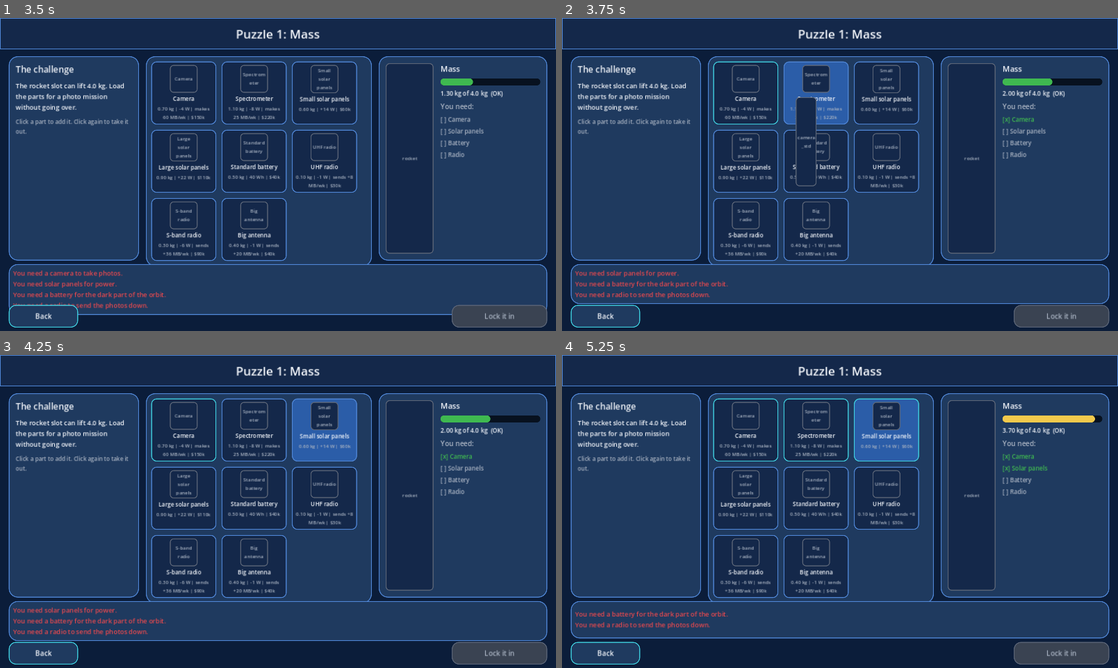
Above: before the commit, frames 1-4 (two rows, left to right).
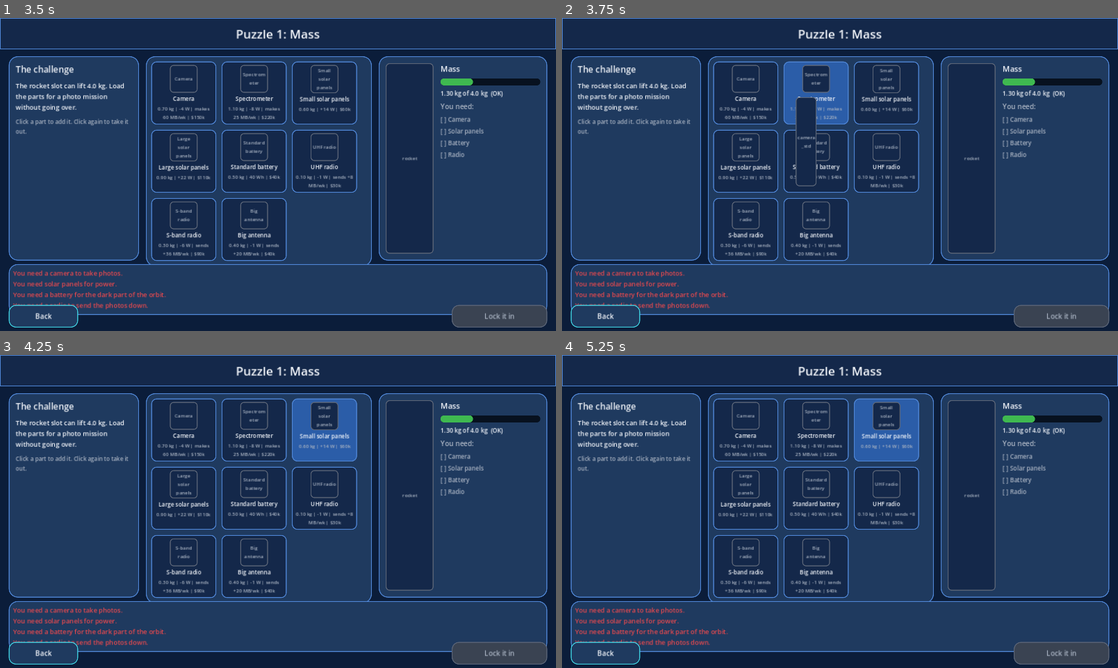
Above: after the commit, the same moments.

Repository: a77chand/apogeic
Game: Godot game, scene res://scenes/main.tscn
Same seed, same stepped clock (60 frames per second), same inputs: the game is played once before the commit and once after it.
Inputs (mouse positions are in pixels of both pictures, inside the frame that each line leads up to):
- Up to frame 1 (3.5 s): click "Play" at 0.5 s; click "Next screen" at 1.25 s; click "Back" at 2 s; click "Next screen" at 2.75 s
- Up to frame 2 (3.75 s): tap A at 3.5 s; drag from (745, 93) to (895, 105) at 3.52 s
- Up to frame 3 (4.25 s): no input
- Up to frame 4 (5.25 s): tap A at 4.25, 5 s; drag from (817, 430) to (812, 574) at 4.27 s; move the mouse to (884, 430) at 5.02 s; click (884, 430) at 5.17 s

Frame 1 is identical in both runs. In frame 2, 3.4% of the frame differs, in the area x 1-99%, y 13-95%; in frame 3, 3.4%; in frame 4, 5.7%.

Commit message:
Block 5: part card clicks on release so dragging is not also a click
Co-Authored-By: Claude Sonnet 5.5 <noreply@anthropic.com>

Diff:
--- a/scripts/ui/part_card.gd
+++ b/scripts/ui/part_card.gd
@@ -93,7 +93,8 @@
 func _gui_input(event: InputEvent) -> void:
 	if event is InputEventMouseButton:
 		var mb: InputEventMouseButton = event
-		if mb.button_index == MOUSE_BUTTON_LEFT and mb.pressed:
+		# Fire on release, so starting a drag does not also count as a click.
+		if mb.button_index == MOUSE_BUTTON_LEFT and not mb.pressed:
 			clicked.emit(part_id)
 
 
